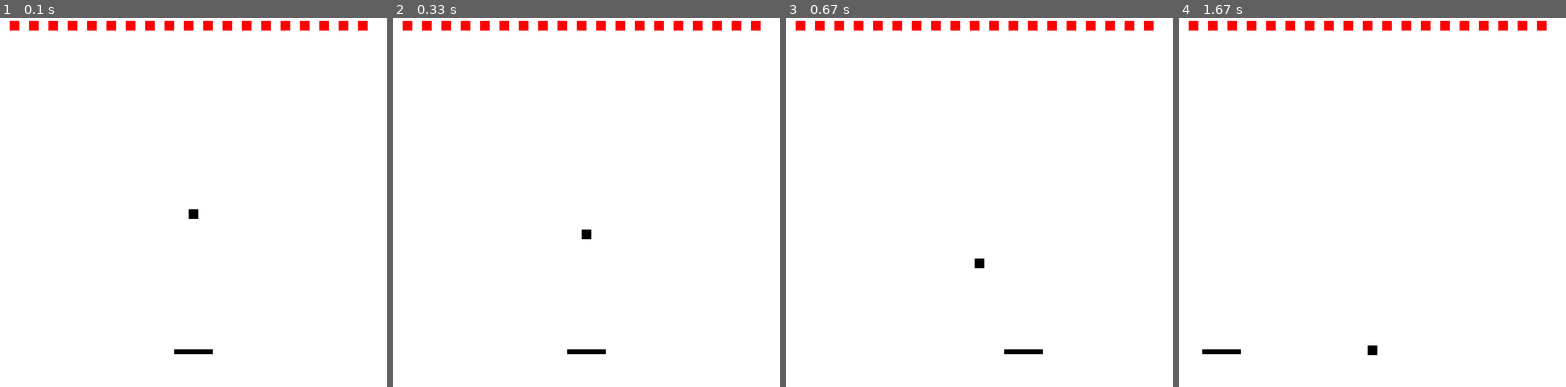
Above: before the commit, frames 1-4 (left to right).
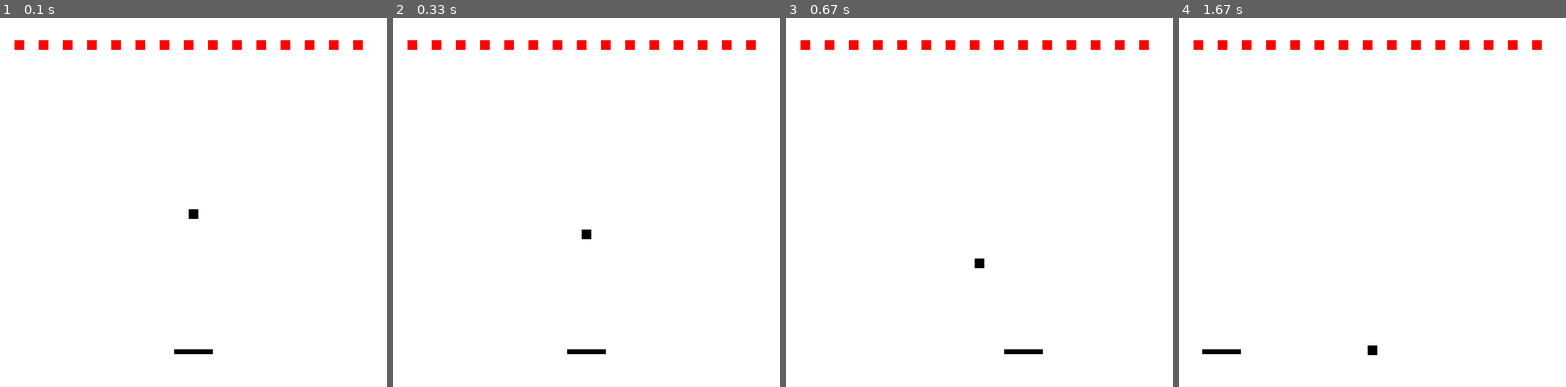
Above: after the commit, the same moments.

Repository: LogicMass621/python
Game: pygame game, started from breakout.py
Same seed, same stepped clock (60 frames per second), same inputs: the game is played once before the commit and once after it.
Inputs (mouse positions are in pixels of both pictures, inside the frame that each line leads up to):
- Up to frame 1 (0.1 s): no input
- Up to frame 2 (0.33 s): no input
- Up to frame 3 (0.67 s): hold Right from 0.33 s (still down); move the mouse to (964, 213) at 0.37 s
- Up to frame 4 (1.67 s): release Right at 0.8 s; hold Right 0.83-1.3 s; move the mouse to (1496, 184) at 0.87 s; hold Left from 1.33 s (still down); move the mouse to (1279, 198) at 1.37 s

The runs differ from the first frame. In frame 1, 2.2% of the frame differs, in the area x 2-95%, y 0-9%; in frame 2, 2.2%; in frame 3, 2.2%; in frame 4, 2.2%.

Commit message:
Added properties to Rect class

Diff:
--- a/breakout.py
+++ b/breakout.py
@@ -4,21 +4,61 @@
 import sys
 
 class Rect:
+
     def __init__(self, x:float, y:float, width:int, height:int):
-        self.x = float(x)
-        self.y = float(y)
-        self.width = width
-        self.height = height
+        self.__x = float(x)
+        self.__y = float(y)
+        self.__width = width
+        self.__height = height
+        self.__pygRect = pygame.Rect(self.__x,self.__y,self.__width,self.__height)
+
     def __str__(self):
-        return 'x: {} y: {} width: {} height: {}'.format(self.x, self.y, self.width, self.height)
+        return 'x: {} y: {} width: {} height: {}'.format(self.__x, self.__y, self.__width, self.__height)
+
+    @property
+    def x(self):
+        return self.__x
+
+    @x.setter
+    def x(self,x):
+        self.__x = float(x)
+        self.__pygRect.x = self.__x
+
+    @property
+    def y(self):
+        return self.__y
+
+    @y.setter
+    def y(self,y):
+        self.__y = float(y)
+        self.__pygRect.y = self.__y
+
+    @property
+    def width(self):
+        return self.__width
+
+    @property
+    def height(self):
+        return self.__height
+
     def colliderect(self,other):
         if self.x+self.width >=other.x and \
             other.x+other.width>=self.x and \
             self.y+self.height >=other.y and \
             other.y+other.height>=self.y:
             return True
+
+    def rectintersection(self,other):
+        x5=max(self.x,other.x)
+        x6=min(self.x+self.width,other.x+other.width)
+        y5=max(self.y,other.y)
+        y6=min(self.y+self.height,other.y+other.height)
+        if x5>=x6 or y5>=y6:
+            return Rect(0,0,0,0)
+        return Rect(x5,y5,x6-x5,y6-y5)
+
     def toPygame(self):
-        return pygame.Rect(self.x,self.y,self.width,self.height)
+        return self.__pygRect
 
 pygame.init()
 
@@ -48,20 +88,11 @@
 
 points = 0
 blocks = []
-i = 20
+i = 30
 
-while i<screenWidth-20:
-    blocks.append(Rect(i,40,20,20))
-    i += 40
-
-def rectintersection(r1,r2):
-    x5=max(r1.x,r2.x)
-    x6=min(r1.x+r1.width,r2.x+r2.width)
-    y5=max(r1.y,r2.y)
-    y6=min(r1.y+r1.height,r2.y+r2.height)
-    if x5>=x6 or y5>=y6:
-        return Rect(0,0,0,0)
-    return Rect(x5,y5,x6-x5,y6-y5)
+while i<screenWidth-30:
+    blocks.append(Rect(i,80,20,20))
+    i += 50
 
 def render():
     global ballRect
@@ -75,7 +106,7 @@
 
     i = len(blocks)-1
     while i >= 0:
-        rect = rectintersection(blocks[i],ballRect)
+        rect = ballRect.rectintersection(blocks[i])
         if rect.width>0 or rect.height > 0:
             print('block collision',ballRect,blocks[i],rect)
             blocks.pop(i)
